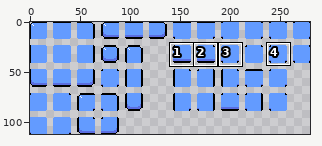
One commit to this pixel-art file: LDtkTilesetTemplate-Sheet.ase. The first picture is a wide view before the edit; the outline marks the close-up.
Close-up. Before:
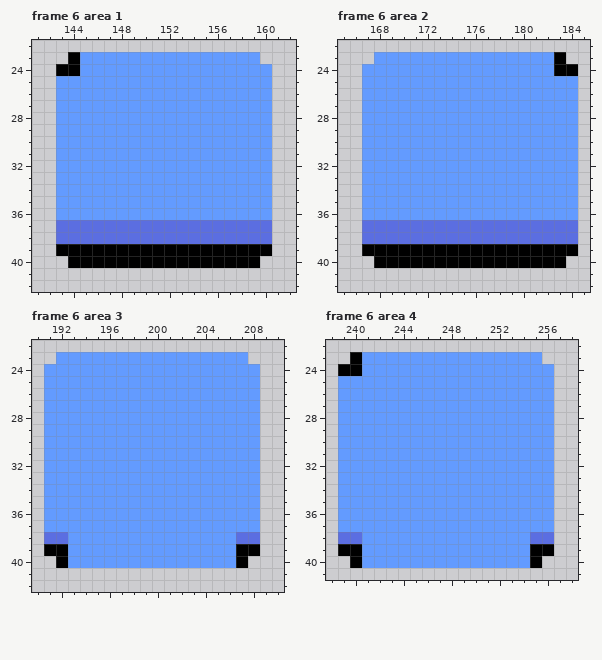
280x112 pixels, 9 frames. Shown: frame 6 area 1: x 141..162, y 22..42; frame 6 area 2: x 165..185, y 22..42; frame 6 area 3: x 190..210, y 22..42; frame 6 area 4: x 238..258, y 22..41. The commit also changed other frames or places, which this record leaves out.
Now the later version:
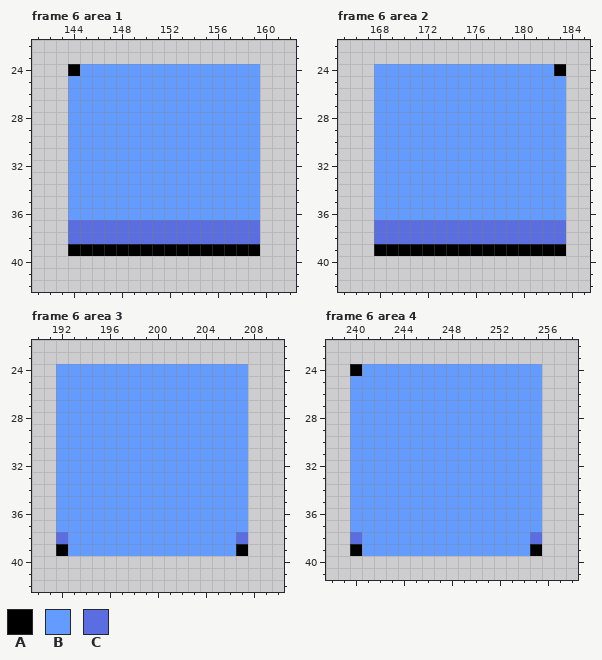
Palette (. is transparent): A #000000  B #639bff  C #5b6ee1
Difference:
layer "Bluur" now hidden
--- frame 6 area 1
@@ x 141..162 @@
 22 ......................
-23 ...ABBBBBBBBBBBBBBB...
-24 ..AABBBBBBBBBBBBBBBB..
-25 ..BBBBBBBBBBBBBBBBBB..
-26 ..BBBBBBBBBBBBBBBBBB..
-27 ..BBBBBBBBBBBBBBBBBB..
-28 ..BBBBBBBBBBBBBBBBBB..
-29 ..BBBBBBBBBBBBBBBBBB..
-30 ..BBBBBBBBBBBBBBBBBB..
-31 ..BBBBBBBBBBBBBBBBBB..
-32 ..BBBBBBBBBBBBBBBBBB..
-33 ..BBBBBBBBBBBBBBBBBB..
-34 ..BBBBBBBBBBBBBBBBBB..
-35 ..BBBBBBBBBBBBBBBBBB..
-36 ..BBBBBBBBBBBBBBBBBB..
-37 ..CCCCCCCCCCCCCCCCCC..
-38 ..CCCCCCCCCCCCCCCCCC..
-39 ..AAAAAAAAAAAAAAAAAA..
-40 ...AAAAAAAAAAAAAAAA...
+23 ......................
+24 ...ABBBBBBBBBBBBBBB...
+25 ...BBBBBBBBBBBBBBBB...
+26 ...BBBBBBBBBBBBBBBB...
+27 ...BBBBBBBBBBBBBBBB...
+28 ...BBBBBBBBBBBBBBBB...
+29 ...BBBBBBBBBBBBBBBB...
+30 ...BBBBBBBBBBBBBBBB...
+31 ...BBBBBBBBBBBBBBBB...
+32 ...BBBBBBBBBBBBBBBB...
+33 ...BBBBBBBBBBBBBBBB...
+34 ...BBBBBBBBBBBBBBBB...
+35 ...BBBBBBBBBBBBBBBB...
+36 ...BBBBBBBBBBBBBBBB...
+37 ...CCCCCCCCCCCCCCCC...
+38 ...CCCCCCCCCCCCCCCC...
+39 ...AAAAAAAAAAAAAAAA...
+40 ......................
 41 ......................
--- frame 6 area 2
@@ x 165..185 @@
 22 .....................
-23 ...BBBBBBBBBBBBBBBA..
-24 ..BBBBBBBBBBBBBBBBAA.
-25 ..BBBBBBBBBBBBBBBBBB.
-26 ..BBBBBBBBBBBBBBBBBB.
-27 ..BBBBBBBBBBBBBBBBBB.
-28 ..BBBBBBBBBBBBBBBBBB.
-29 ..BBBBBBBBBBBBBBBBBB.
-30 ..BBBBBBBBBBBBBBBBBB.
-31 ..BBBBBBBBBBBBBBBBBB.
-32 ..BBBBBBBBBBBBBBBBBB.
-33 ..BBBBBBBBBBBBBBBBBB.
-34 ..BBBBBBBBBBBBBBBBBB.
-35 ..BBBBBBBBBBBBBBBBBB.
-36 ..BBBBBBBBBBBBBBBBBB.
-37 ..CCCCCCCCCCCCCCCCCC.
-38 ..CCCCCCCCCCCCCCCCCC.
-39 ..AAAAAAAAAAAAAAAAAA.
-40 ...AAAAAAAAAAAAAAAA..
+23 .....................
+24 ...BBBBBBBBBBBBBBBA..
+25 ...BBBBBBBBBBBBBBBB..
+26 ...BBBBBBBBBBBBBBBB..
+27 ...BBBBBBBBBBBBBBBB..
+28 ...BBBBBBBBBBBBBBBB..
+29 ...BBBBBBBBBBBBBBBB..
+30 ...BBBBBBBBBBBBBBBB..
+31 ...BBBBBBBBBBBBBBBB..
+32 ...BBBBBBBBBBBBBBBB..
+33 ...BBBBBBBBBBBBBBBB..
+34 ...BBBBBBBBBBBBBBBB..
+35 ...BBBBBBBBBBBBBBBB..
+36 ...BBBBBBBBBBBBBBBB..
+37 ...CCCCCCCCCCCCCCCC..
+38 ...CCCCCCCCCCCCCCCC..
+39 ...AAAAAAAAAAAAAAAA..
+40 .....................
 41 .....................
--- frame 6 area 3
@@ x 190..210 @@
 22 .....................
-23 ..BBBBBBBBBBBBBBBB...
-24 .BBBBBBBBBBBBBBBBBB..
-25 .BBBBBBBBBBBBBBBBBB..
-26 .BBBBBBBBBBBBBBBBBB..
-27 .BBBBBBBBBBBBBBBBBB..
-28 .BBBBBBBBBBBBBBBBBB..
-29 .BBBBBBBBBBBBBBBBBB..
-30 .BBBBBBBBBBBBBBBBBB..
-31 .BBBBBBBBBBBBBBBBBB..
-32 .BBBBBBBBBBBBBBBBBB..
-33 .BBBBBBBBBBBBBBBBBB..
-34 .BBBBBBBBBBBBBBBBBB..
-35 .BBBBBBBBBBBBBBBBBB..
-36 .BBBBBBBBBBBBBBBBBB..
-37 .BBBBBBBBBBBBBBBBBB..
-38 .CCBBBBBBBBBBBBBBCC..
-39 .AABBBBBBBBBBBBBBAA..
-40 ..ABBBBBBBBBBBBBBA...
+23 .....................
+24 ..BBBBBBBBBBBBBBBB...
+25 ..BBBBBBBBBBBBBBBB...
+26 ..BBBBBBBBBBBBBBBB...
+27 ..BBBBBBBBBBBBBBBB...
+28 ..BBBBBBBBBBBBBBBB...
+29 ..BBBBBBBBBBBBBBBB...
+30 ..BBBBBBBBBBBBBBBB...
+31 ..BBBBBBBBBBBBBBBB...
+32 ..BBBBBBBBBBBBBBBB...
+33 ..BBBBBBBBBBBBBBBB...
+34 ..BBBBBBBBBBBBBBBB...
+35 ..BBBBBBBBBBBBBBBB...
+36 ..BBBBBBBBBBBBBBBB...
+37 ..BBBBBBBBBBBBBBBB...
+38 ..CBBBBBBBBBBBBBBC...
+39 ..ABBBBBBBBBBBBBBA...
+40 .....................
 41 .....................
--- frame 6 area 4
@@ x 238..258 @@
 22 .....................
-23 ..ABBBBBBBBBBBBBBB...
-24 .AABBBBBBBBBBBBBBBB..
-25 .BBBBBBBBBBBBBBBBBB..
-26 .BBBBBBBBBBBBBBBBBB..
-27 .BBBBBBBBBBBBBBBBBB..
-28 .BBBBBBBBBBBBBBBBBB..
-29 .BBBBBBBBBBBBBBBBBB..
-30 .BBBBBBBBBBBBBBBBBB..
-31 .BBBBBBBBBBBBBBBBBB..
-32 .BBBBBBBBBBBBBBBBBB..
-33 .BBBBBBBBBBBBBBBBBB..
-34 .BBBBBBBBBBBBBBBBBB..
-35 .BBBBBBBBBBBBBBBBBB..
-36 .BBBBBBBBBBBBBBBBBB..
-37 .BBBBBBBBBBBBBBBBBB..
-38 .CCBBBBBBBBBBBBBBCC..
-39 .AABBBBBBBBBBBBBBAA..
-40 ..ABBBBBBBBBBBBBBA...
+23 .....................
+24 ..ABBBBBBBBBBBBBBB...
+25 ..BBBBBBBBBBBBBBBB...
+26 ..BBBBBBBBBBBBBBBB...
+27 ..BBBBBBBBBBBBBBBB...
+28 ..BBBBBBBBBBBBBBBB...
+29 ..BBBBBBBBBBBBBBBB...
+30 ..BBBBBBBBBBBBBBBB...
+31 ..BBBBBBBBBBBBBBBB...
+32 ..BBBBBBBBBBBBBBBB...
+33 ..BBBBBBBBBBBBBBBB...
+34 ..BBBBBBBBBBBBBBBB...
+35 ..BBBBBBBBBBBBBBBB...
+36 ..BBBBBBBBBBBBBBBB...
+37 ..BBBBBBBBBBBBBBBB...
+38 ..CBBBBBBBBBBBBBBC...
+39 ..ABBBBBBBBBBBBBBA...
+40 .....................
 41 .....................
Where, in picture pixels (left, top, right, bottom), the same in both close-ups:
erased: (56, 52, 272, 268)
erased: (362, 52, 578, 268)
erased: (44, 352, 260, 568)
erased: (338, 352, 554, 568)
